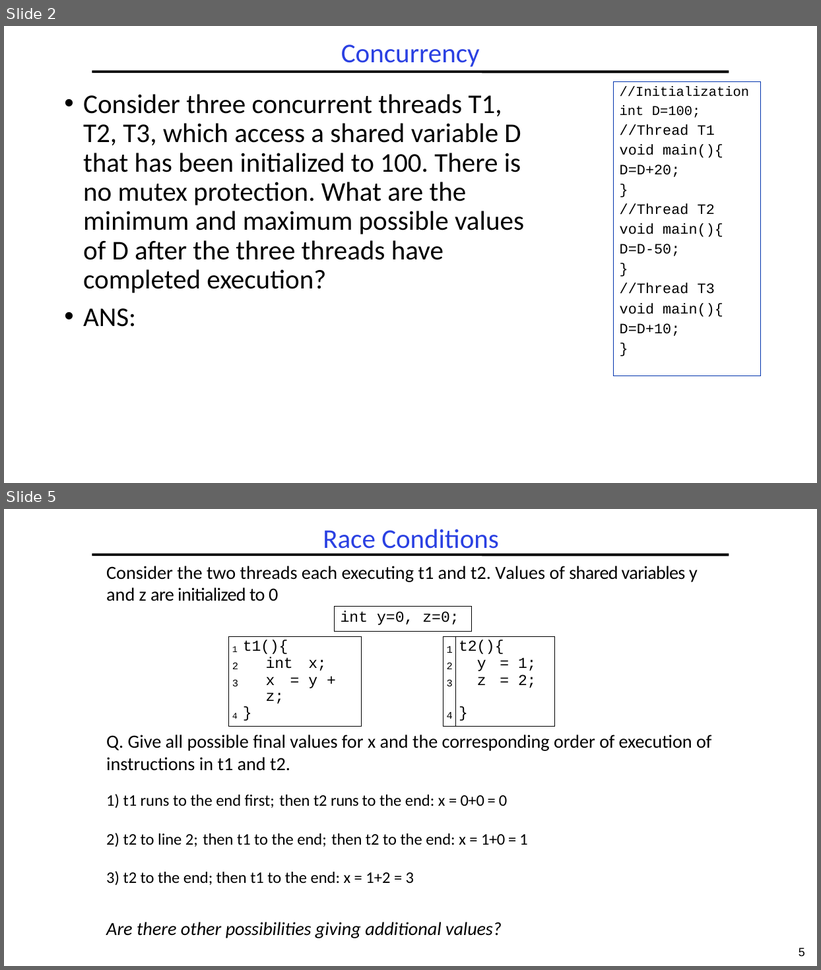
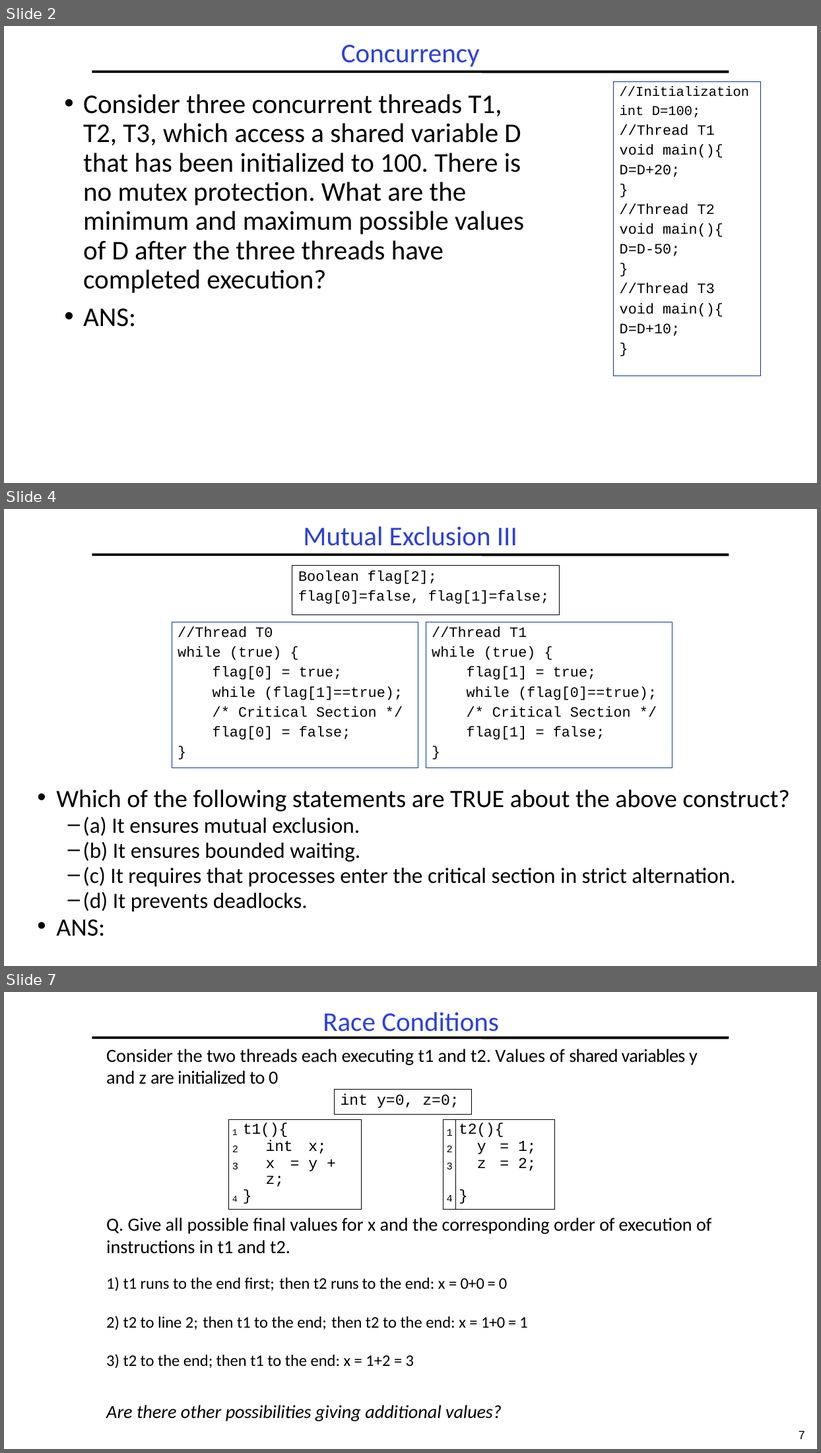
Before and after one commit to guhofstra/CSC256Fa25, a slide deck: PPTs/L3-Exercises.pptx. Shown one above the other, each under a label of ours: slides 2 and 5 before the commit, slides 2, 4 and 7 after it; the slides between them are not shown. The pictures are 821x970 and 821x1453 pixels, drawn with LibreOffice and Linux fonts; fonts in the diff are those of the drawing. Boxes give left, top, right and bottom in pixels: in the first picture for what was removed or moved away, otherwise in the second. Text is boxed around its words. In the diff, an @@ line names an element or a change of style, - is before the commit and + after.

```diff
--- a/PPTs/L3-Exercises.pptx
+++ b/PPTs/L3-Exercises.pptx
@@ slide 4 added at [4, 509, 817, 966], background #FFFFFF; not listed: 1 template element that a slide beside it also shows @@
@@ title added at [303, 526, 517, 546], 32 pt, text #2A40E2 @@
+Mutual Exclusion III
@@ rectangle added at [292, 566, 560, 615], outline #000000 0.75 pt, 17 pt, text #000000 @@
+Boolean flag[2];
+flag[0]=false, flag[1]=false;
@@ rectangle added at [172, 622, 418, 768], outline #0234AD 0.75 pt, 17 pt, text #000000 @@
+//Thread T0
+while (true) {
+flag[0] = true;
+while (flag[1]==true);
+/* Critical Section */
+flag[0] = false;
+}
@@ rectangle added at [426, 622, 673, 768], outline #0234AD 0.75 pt, 17 pt, text #000000 @@
+//Thread T1
+while (true) {
+flag[1] = true;
+while (flag[0]==true);
+/* Critical Section */
+flag[1] = false;
+}
@@ text added at [56, 789, 790, 937], 25.9 pt, text #000000 @@
+• Which of the following statements are TRUE about the above construct?
+  – (a) It ensures mutual exclusion.
+  – (b) It ensures bounded waiting.
+  – (c) It requires that processes enter the critical section in strict alternation.
+  – (d) It prevents deadlocks.
+• ANS:
@@ what was slide 5 is now slide 7 @@
@@ page number at [799, 1431, 805, 1439]: text changed @@
-5
+7
```
Also in this commit, not shown: 3 slides changed, 2 other slides added, 2 slides removed, 22 other files.
